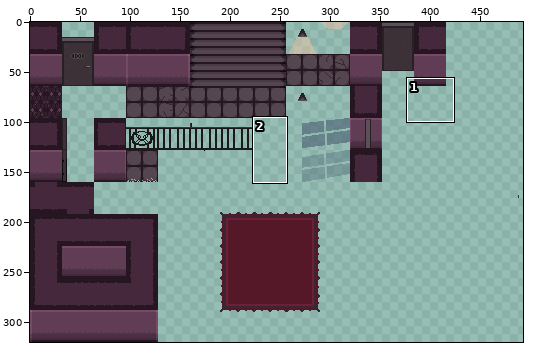
Edited in one commit: sprite sheet (assets/Lobby_Tiles.png). Above, an overview of the earlier version with the close-up marked.
Close-up. Before the edit:
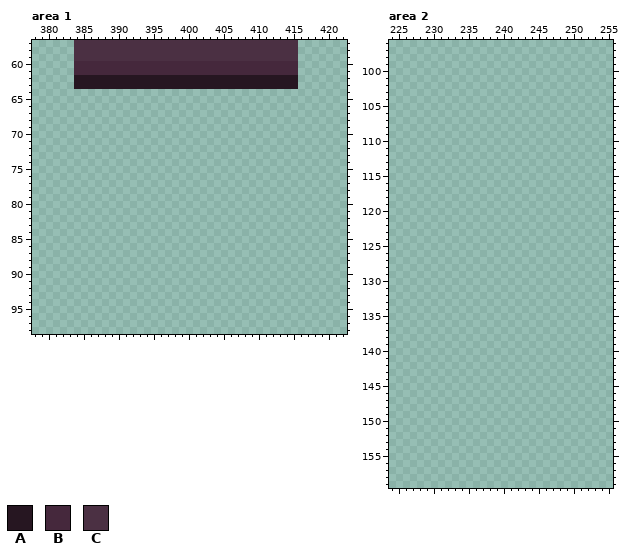
The file is 640x320 pixels. Colours within 5 levels of each other are drawn and written as one. Shown: area 1: x 378..422, y 57..98; area 2: x 224..255, y 96..159. The wide view leaves out empty margins. The commit also changed other parts of the picture, which this record leaves out.
Palette (. is transparent): A #261621  B #45283c  C #4b3043
Pixels before, area 1, first column x 384:
57 CCCCCCCCCCCCCCCCCCCCCCCCCCCCCCCC
58 CCCCCCCCCCCCCCCCCCCCCCCCCCCCCCCC
59 CCCCCCCCCCCCCCCCCCCCCCCCCCCCCCCC
60 BBBBBBBBBBBBBBBBBBBBBBBBBBBBBBBB
61 BBBBBBBBBBBBBBBBBBBBBBBBBBBBBBBB
62 AAAAAAAAAAAAAAAAAAAAAAAAAAAAAAAA
63 AAAAAAAAAAAAAAAAAAAAAAAAAAAAAAAA
And afterwards:
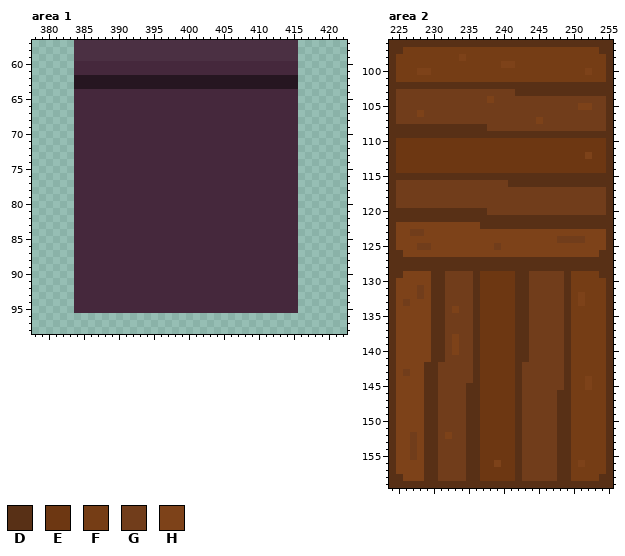
Colours new in this view: D #583016  E #6d3712  F #753d15  G #713d1b  H #7d4219
Difference:
Area 1:
y 64..95: x 384..415 ................................ -> BBBBBBBBBBBBBBBBBBBBBBBBBBBBBBBB
Area 2:
y 96: x 224..255 ................................ -> DDDDDDDDDDDDDDDDDDDDDDDDDDDDDDDD
y 97: x 224..255 ................................ -> DDFFFFFFFFFFFFFFFFFFFFFFFFFFFFDD
y 98: x 224..255 ................................ -> DFFFFFFFFFHFFFFFFFFFFFFFFFFFFFFD
y 99: x 224..255 ................................ -> DFFFFFFFFFFFFFFFHHFFFFFFFFFFFFFD
y 100: x 224..255 ................................ -> DFFFHHFFFFFFFFFFFFFFFFFFFFFFHFFD
y 101: x 224..255 ................................ -> DFFFFFFFFFFFFFFFFFFFFFFFFFFFFFFD
y 102: x 224..255 ................................ -> DDDDDDDDDDDDDDDDDDDDDDDDDDDDDDDD
y 103: x 224..255 ................................ -> DGGGGGGGGGGGGGGGGGDDDDDDDDDDDDDD
y 104: x 224..255 ................................ -> DGGGGGGGGGGGGGHGGGGGGGGGGGGGGGGD
y 105: x 224..255 ................................ -> DGGGGGGGGGGGGGGGGGGGGGGGGGGHHGGD
y 106: x 224..255 ................................ -> DGGGHGGGGGGGGGGGGGGGGGGGGGGGGGGD
y 107: x 224..255 ................................ -> DGGGGGGGGGGGGGGGGGGGGHGGGGGGGGGD
y 108: x 224..255 ................................ -> DDDDDDDDDDDDDDGGGGGGGGGGGGGGGGGD
y 109: x 224..255 ................................ -> DDDDDDDDDDDDDDDDDDDDDDDDDDDDDDDD
y 110..111: x 224..255 ................................ -> DEEEEEEEEEEEEEEEEEEEEEEEEEEEEEED
y 112: x 224..255 ................................ -> DEEEEEEEEEEEEEEEEEEEEEEEEEEEHEED
y 113..114: x 224..255 ................................ -> DEEEEEEEEEEEEEEEEEEEEEEEEEEEEEED
y 115: x 224..255 ................................ -> DDDDDDDDDDDDDDDDDDDDDDDDDDDDDDDD
y 116: x 224..255 ................................ -> DGGGGGGGGGGGGGGGGDDDDDDDDDDDDDDD
y 117..119: x 224..255 ................................ -> DGGGGGGGGGGGGGGGGGGGGGGGGGGGGGGD
y 120: x 224..255 ................................ -> DDDDDDDDDDDDDDGGGGGGGGGGGGGGGGGD
y 121: x 224..255 ................................ -> DDDDDDDDDDDDDDDDDDDDDDDDDDDDDDDD
y 122: x 224..255 ................................ -> DHHHHHHHHHHHHDDDDDDDDDDDDDDDDDDD
y 123: x 224..255 ................................ -> DHHGGHHHHHHHHHHHHHHHHHHHHHHHHHHD
y 124: x 224..255 ................................ -> DHHHHHHHHHHHHHHHHHHHHHHHGGGGHHHD
y 125: x 224..255 ................................ -> DHHHGGHHHHHHHHHGHHHHHHHHHHHHHHHD
y 126: x 224..255 ................................ -> DDHHHHHHHHHHHHHHHHHHHHHHHHHHHHDD
y 127..128: x 224..255 ................................ -> DDDDDDDDDDDDDDDDDDDDDDDDDDDDDDDD
y 129: x 224..255 ................................ -> DDHHHHDDGGGGDEEEEEDDGGGGGDFFFFDD
y 130: x 224..255 ................................ -> DHHHHHDDGGGGDEEEEEDDGGGGGDFFFFFD
y 131: x 224..255 ................................ -> DHHHGHDDGGGGDEEEEEDDGGGGGDFFFFFD
y 132: x 224..255 ................................ -> DHHHGHDDGGGGDEEEEEDDGGGGGDFHFFFD
y 133: x 224..255 ................................ -> DHGHHHDDGGGGDEEEEEDDGGGGGDFHFFFD
y 134: x 224..255 ................................ -> DHHHHHDDGHGGDEEEEEDDGGGGGDFFFFFD
y 135..137: x 224..255 ................................ -> DHHHHHDDGGGGDEEEEEDDGGGGGDFFFFFD
y 138..140: x 224..255 ................................ -> DHHHHHDDGHGGDEEEEEDDGGGGGDFFFFFD
y 141: x 224..255 ................................ -> DHHHHHDDGGGGDEEEEEDDGGGGGDFFFFFD
y 142: x 224..255 ................................ -> DHHHHDDGGGGGDEEEEEDGGGGGGDFFFFFD
y 143: x 224..255 ................................ -> DHGHHDDGGGGGDEEEEEDGGGGGGDFFFFFD
y 144: x 224..255 ................................ -> DHHHHDDGGGGGDEEEEEDGGGGGGDFFHFFD
y 145: x 224..255 ................................ -> DHHHHDDGGGGDDEEEEEDGGGGGGDFFHFFD
y 146..151: x 224..255 ................................ -> DHHHHDDGGGGDDEEEEEDGGGGGDDFFFFFD
y 152: x 224..255 ................................ -> DHHGHDDGHGGDDEEEEEDGGGGGDDFFFFFD
y 153..155: x 224..255 ................................ -> DHHGHDDGGGGDDEEEEEDGGGGGDDFFFFFD
y 156: x 224..255 ................................ -> DHHHHDDGGGGDDEEHEEDGGGGGDDFHFFFD
y 157: x 224..255 ................................ -> DHHHHDDGGGGDDEEEEEDGGGGGDDFFFFFD
y 158: x 224..255 ................................ -> DDHHHDDGGGGDDEEEEEDGGGGGDDFFFFDD
y 159: x 224..255 ................................ -> DDDDDDDDDDDDDDDDDDDDDDDDDDDDDDDD
Pixel boxes of the changes (left, top, right, bottom) in both close-ups:
added: (74, 89, 298, 313)
added: (389, 40, 613, 488)
